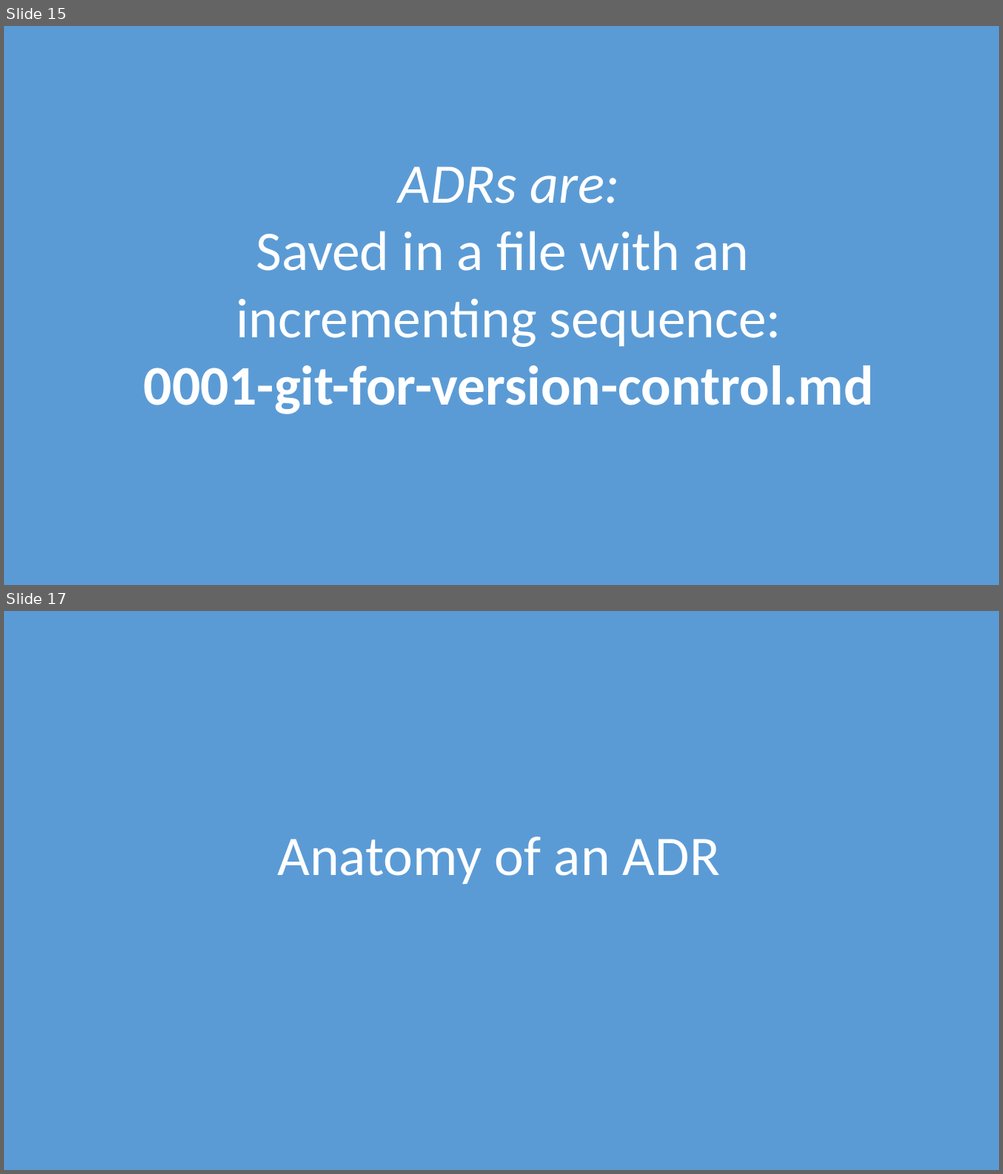
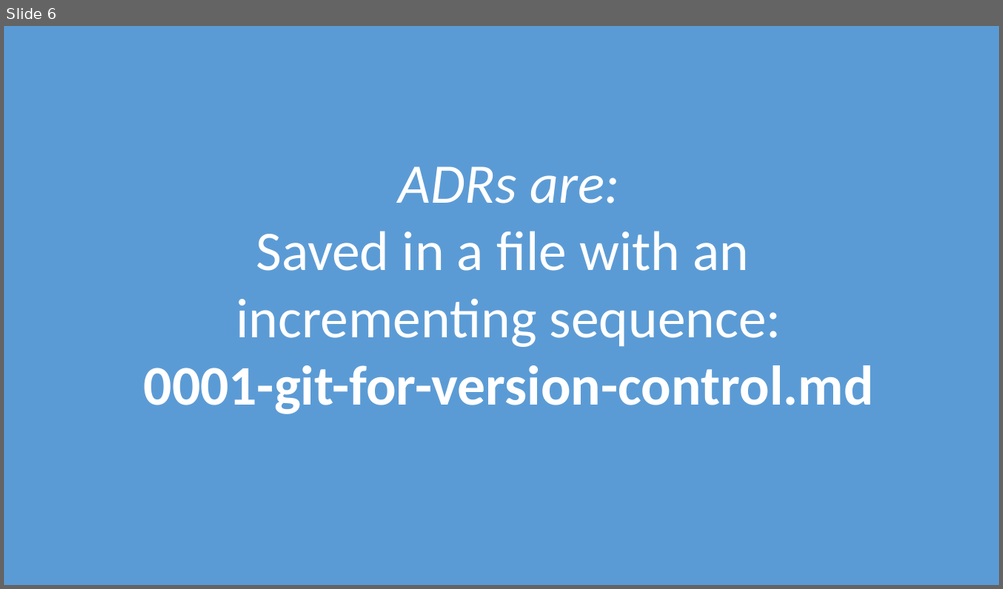
Before and after one commit to davidaayers/adr-talk-ignite, a slide deck: recording-architectural-decisions-ignite.pptx. Shown one above the other, each under a label of ours: slides 15 and 17 before the commit, slide 6 after it; the slides between them are not shown. The pictures are 1003x1174 and 1003x589 pixels, drawn with LibreOffice and Linux fonts; fonts in the diff are those of the drawing. Boxes give left, top, right and bottom in pixels: in the first picture for what was removed or moved away, otherwise in the second. Text is boxed around its words. In the diff, an @@ line names an element or a change of style, - is before the commit and + after.

```diff
--- a/recording-architectural-decisions-ignite.pptx
+++ b/recording-architectural-decisions-ignite.pptx
@@ slide 17 removed at <box>4,611,999,1170</box>, background #5B9BD5 @@
@@ text removed at <box>278,837,720,884</box> @@
-Anatomy of an ADR
@@ what was slide 15 is now slide 6 @@
```
Also in this commit, not shown: 9 slides changed, 16 other slides removed, 2 other files.
